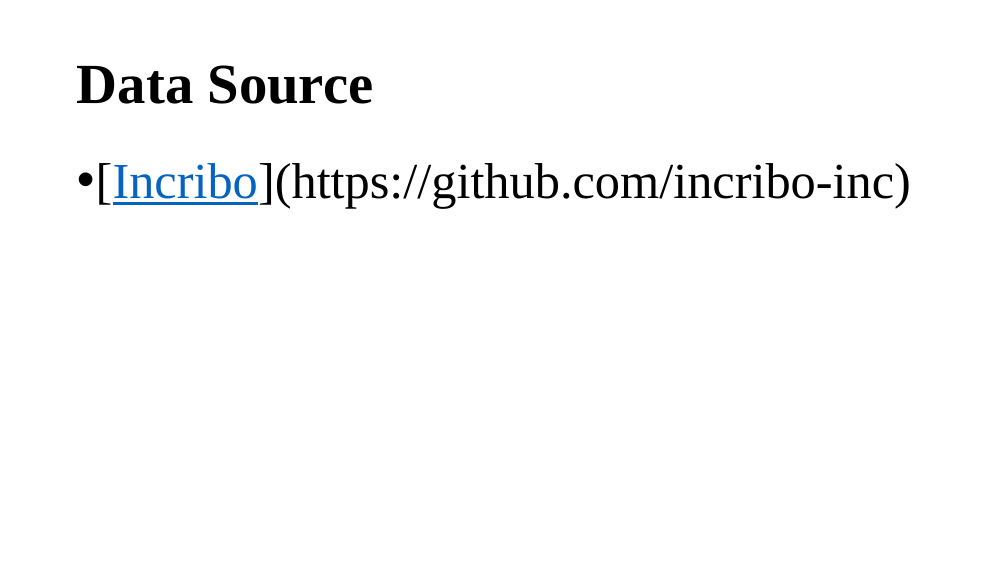
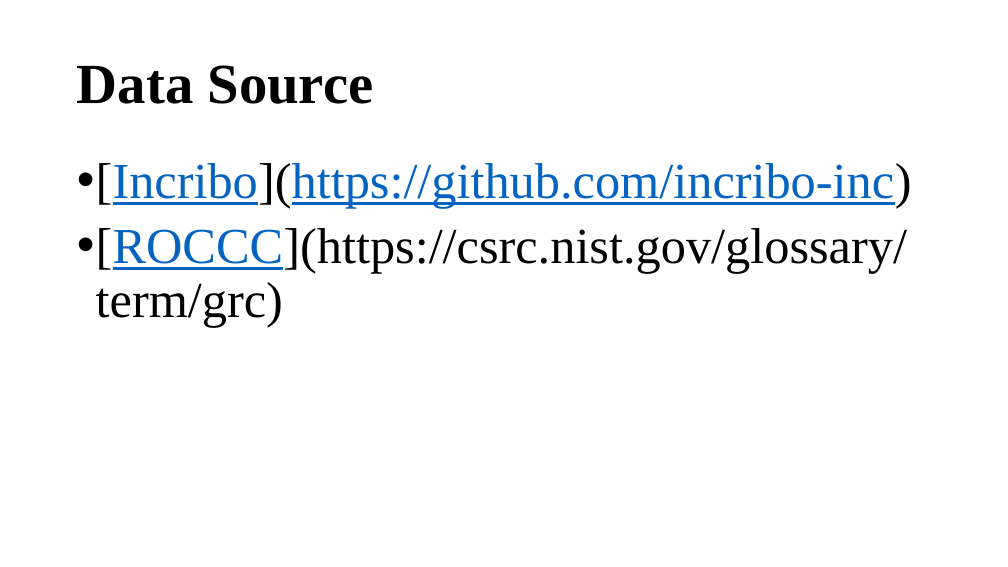
Before and after one commit to y4611676/Unanimous-Project, a slide deck: slide 20 of Enhance_network_security_by_analyzing_Inribo_synthetic_network_data_sets/Enhance_network_security_by_analyzing_Inribo_synthetic_network_data_sets.pptx (slide 16 before the commit). Drawn at 1008x567 pixels with LibreOffice and Linux fonts; fonts in the diff are those of the drawing. Boxes give left, top, right and bottom in pixels: in the first picture for what was removed or moved away, otherwise in the second. Text is boxed around its words. In the diff, an @@ line names an element or a change of style, - is before the commit and + after.

```diff
--- a/Enhance_network_security_by_analyzing_Inribo_synthetic_network_data_sets/Enhance_network_security_by_analyzing_Inribo_synthetic_network_data_sets.pptx
+++ b/Enhance_network_security_by_analyzing_Inribo_synthetic_network_data_sets/Enhance_network_security_by_analyzing_Inribo_synthetic_network_data_sets.pptx
@@ text at [96, 163, 912, 208]: text colour #000000 to #0563C1, underline on in "[Incribo](https://github.com/incribo-inc)" @@
@@ text at [96, 228, 907, 328]: paragraph added @@
+• [ROCCC](https://csrc.nist.gov/glossary/term/grc)
```
Also in this commit, not shown: 5 other slides changed, 4 slides added, 2 other files.
